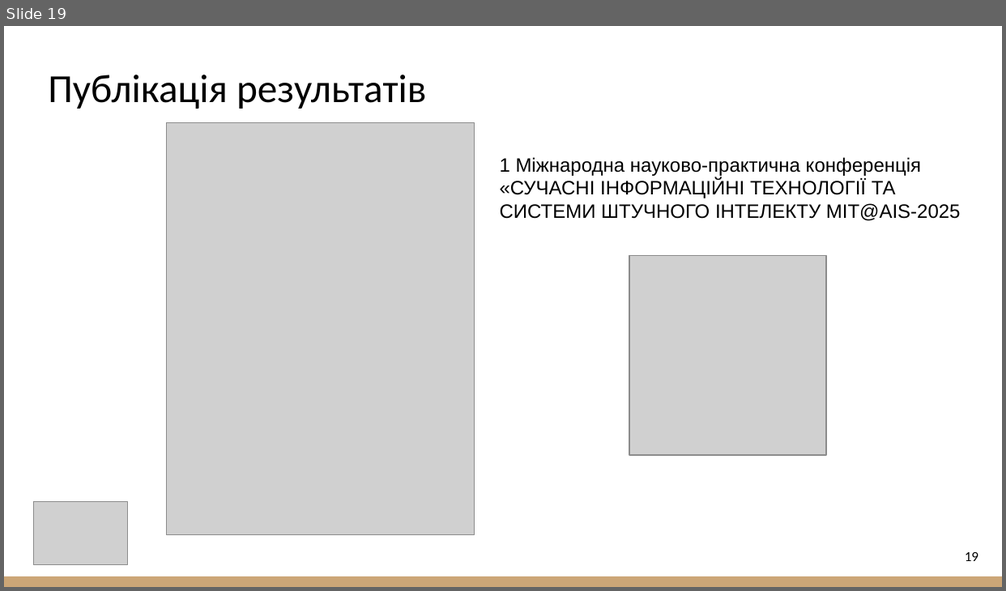
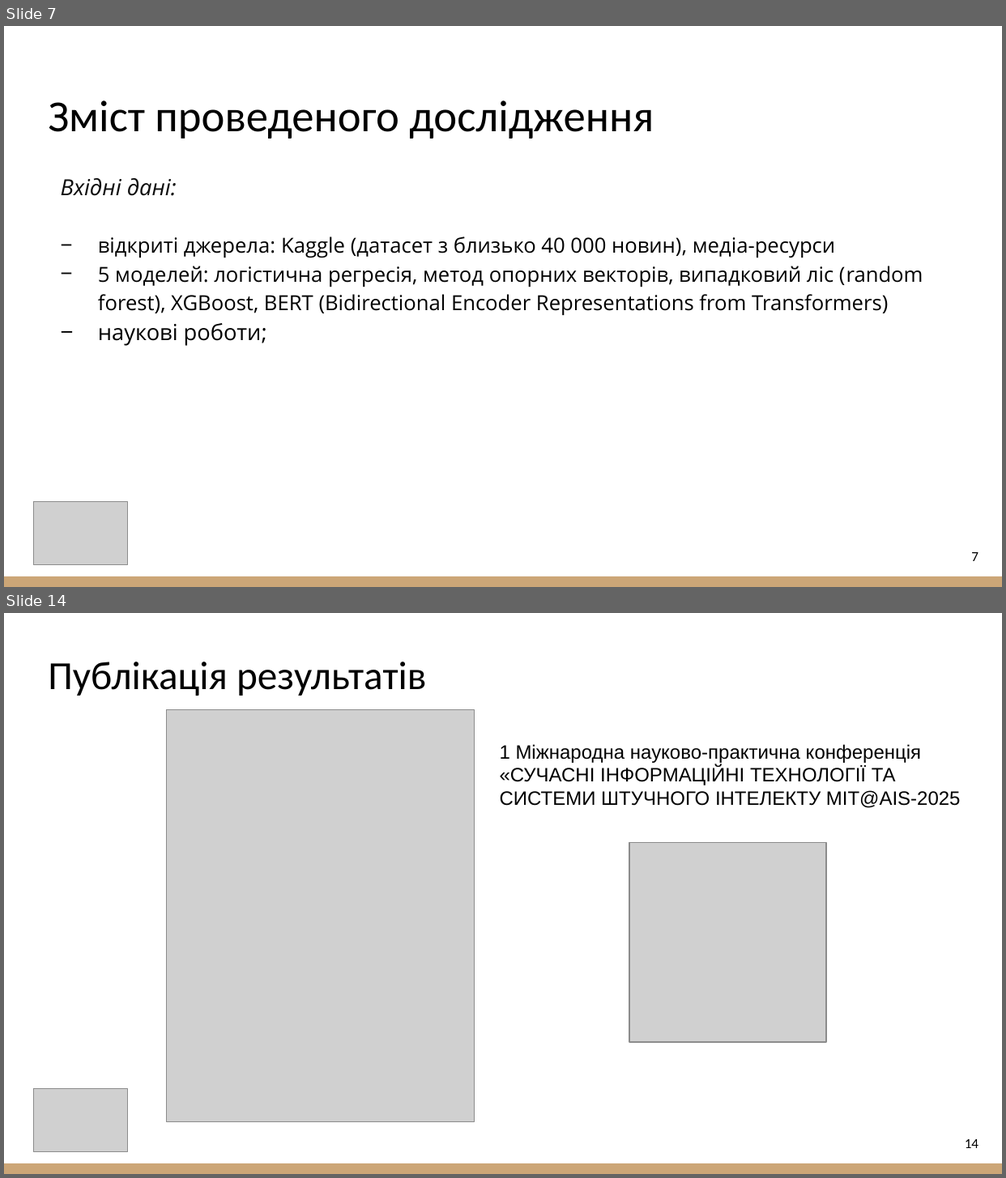
Before and after one commit to Wind6365/fake_news_detector_archive, a slide deck: 2025_М_ПІ_ІПЗм-23-1_Шагун_А_С.pptx. Shown one above the other, each under a label of ours: slide 19 before the commit, slides 7 and 14 after it; the slides between them are not shown. The pictures are 1006x591 and 1006x1178 pixels, drawn with LibreOffice and Linux fonts; fonts in the diff are those of the drawing; grey boxes stand for pictures. Boxes give left, top, right and bottom in pixels: in the first picture for what was removed or moved away, otherwise in the second. Text is boxed around its words. In the diff, an @@ line names an element or a change of style, - is before the commit and + after.

```diff
--- a/2025_М_ПІ_ІПЗм-23-1_Шагун_А_С.pptx
+++ b/2025_М_ПІ_ІПЗм-23-1_Шагун_А_С.pptx
@@ slide 7 added at (4,26,1002,587), background #FFFFFF; not listed: 1 template element that a slide beside it also shows @@
@@ title added at (48,101,654,139), 32 pt, text #000000 @@
+Зміст проведеного дослідження
@@ text added at (61,178,923,346), 15 pt, text #000000 @@
+Вхідні дані:
+− відкриті джерела: Kaggle (датасет з близько 40 000 новин), медіа-ресурси
+− 5 моделей: логістична регресія, метод опорних векторів, випадковий ліс (random forest), XGBoost, BERT (Bidirectional Encoder Representations from Transformers)
+− наукові роботи;
@@ picture added at (33,502,127,566) @@
@@ page number added at (971,552,978,561), 10 pt, text #000000 @@
+7
@@ what was slide 19 is now slide 14 @@
@@ page number at (965,1139,978,1148): text changed @@
-19
+14
```
Also in this commit, not shown: 4 slides changed, 9 other slides added, 15 slides removed.
